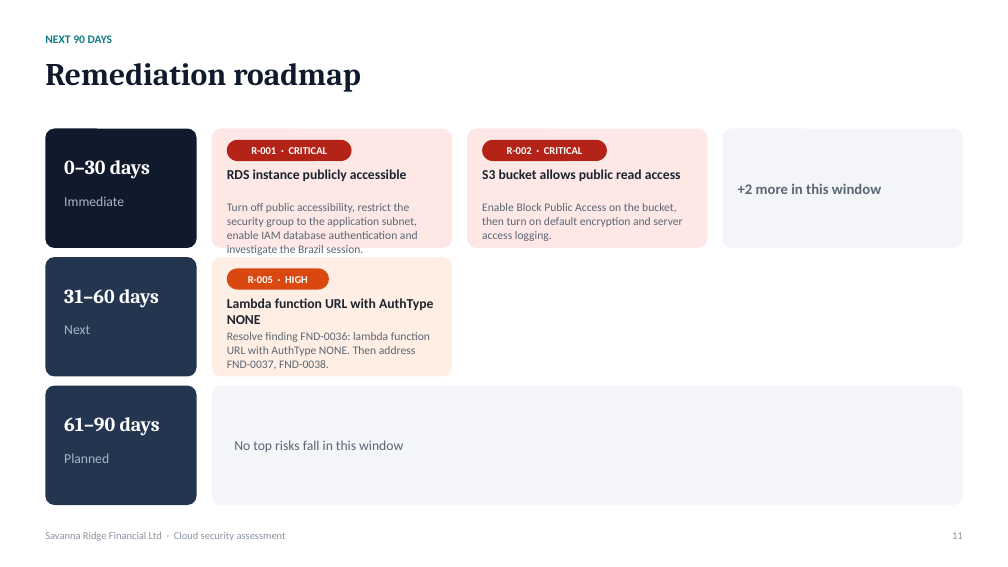
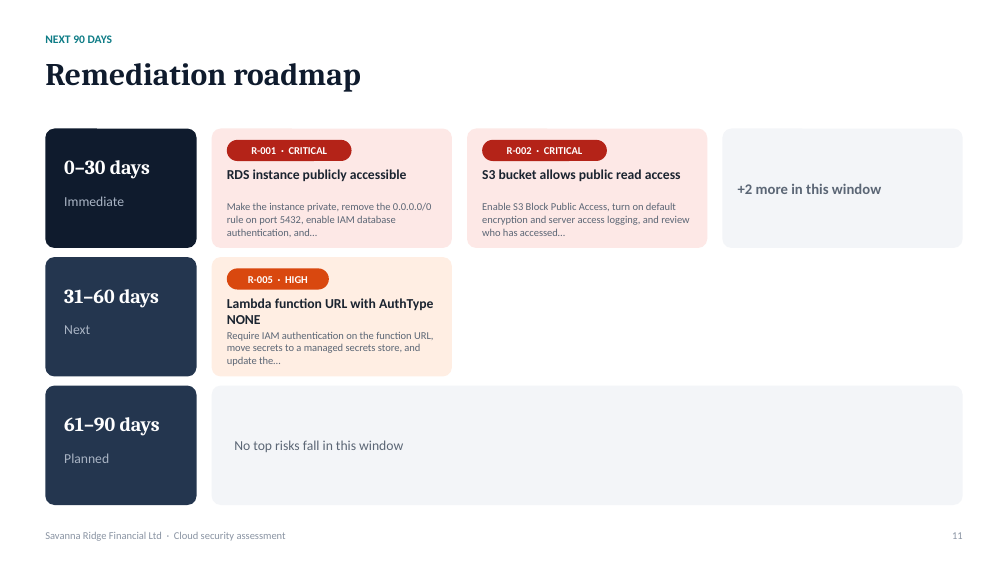
Before and after one commit to judie-paul/secassess-mcp, a slide deck: slide 11 of examples/sample_report.pptx. Drawn at 1008x567 pixels with LibreOffice and Linux fonts; fonts in the diff are those of the drawing. Boxes give left, top, right and bottom in pixels: in the first picture for what was removed or moved away, otherwise in the second. Text is boxed around its words. In the diff, an @@ line names an element or a change of style, - is before the commit and + after.

```diff
--- a/examples/sample_report.pptx
+++ b/examples/sample_report.pptx
@@ text at (227,202,431,237): text changed; size 11 to 10 pt @@
-Turn off public accessibility, restrict the security group to the application subnet, enable IAM database authentication and investigate the Brazil session.
+Make the instance private, remove the 0.0.0.0/0 rule on port 5432, enable IAM database authentication, and…
@@ text at (482,202,689,236): text changed; size 11 to 10 pt @@
-Enable Block Public Access on the bucket, then turn on default encryption and server access logging.
+Enable S3 Block Public Access, turn on default encryption and server access logging, and review who has accessed…
@@ text at (227,332,433,366): text changed; size 11 to 10 pt @@
-Resolve finding FND-0036: lambda function URL with AuthType NONE. Then address FND-0037, FND-0038.
+Require IAM authentication on the function URL, move secrets to a managed secrets store, and update the…
```
Also in this commit, not shown: 5 other slides changed.
